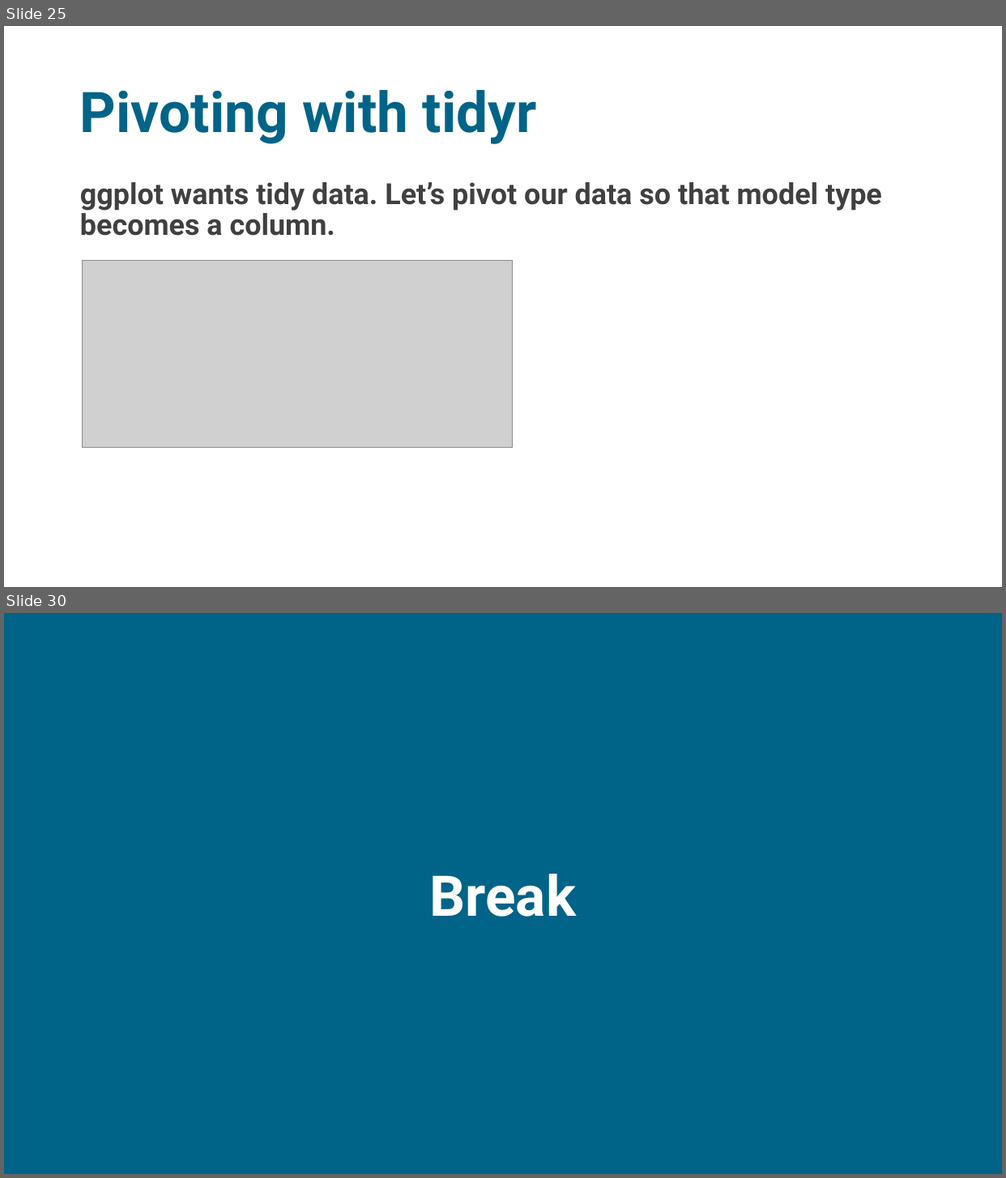
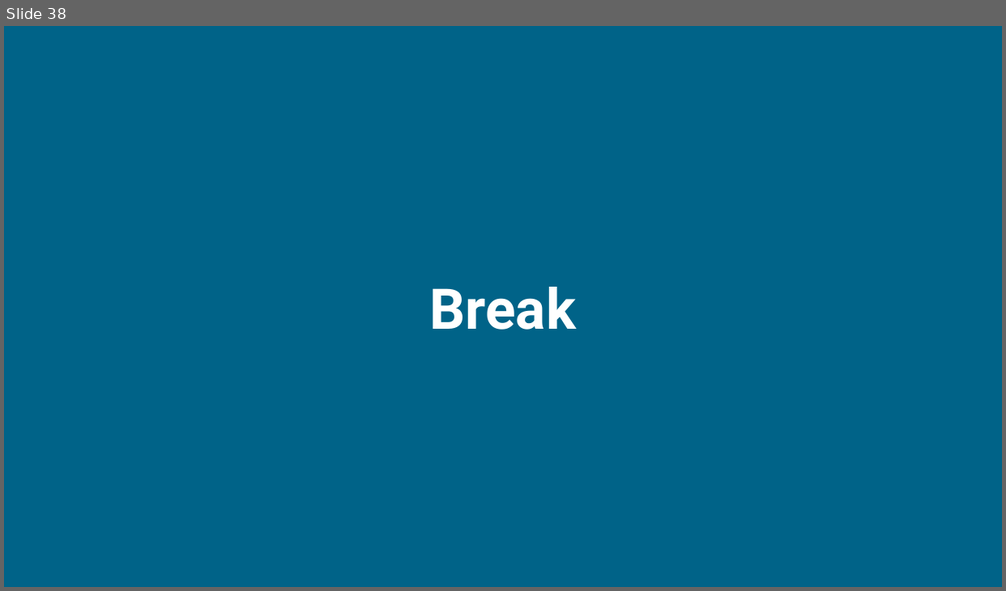
Before and after one commit to sodascience/workshop_causal_impact_assessment, a slide deck: lectures/01_introduction/intro_2.pptx. Shown one above the other, each under a label of ours: slides 25 and 30 before the commit, slide 38 after it; the slides between them are not shown. The pictures are 1006x1178 and 1006x591 pixels, drawn with LibreOffice and Linux fonts; fonts in the diff are those of the drawing; grey boxes stand for pictures. Boxes give left, top, right and bottom in pixels: in the first picture for what was removed or moved away, otherwise in the second. Text is boxed around its words. In the diff, an @@ line names an element or a change of style, - is before the commit and + after.

```diff
--- a/lectures/01_introduction/intro_2.pptx
+++ b/lectures/01_introduction/intro_2.pptx
@@ slide 25 removed at (4, 26, 1002, 587), background #FFFFFF @@
@@ title removed at (80, 90, 537, 144) @@
-Pivoting with tidyr
@@ text removed at (80, 182, 882, 236) @@
-ggplot wants tidy data. Let’s pivot our data so that model type becomes a column.
@@ picture removed at (83, 260, 513, 447) @@
@@ what was slide 30 is now slide 38 @@
```
Also in this commit, not shown: 1 slide changed, 36 slides added, 27 other slides removed, 6 other files.
